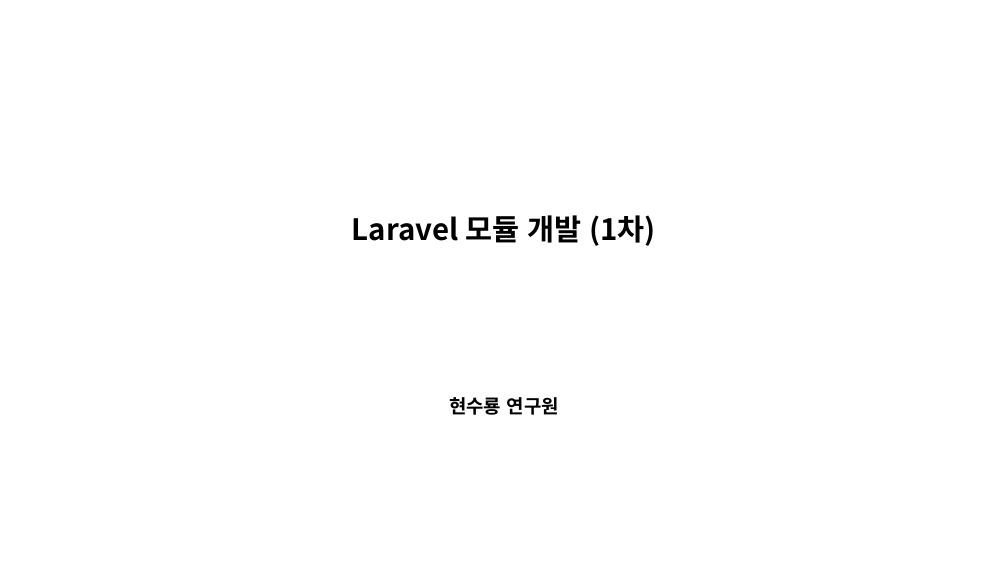
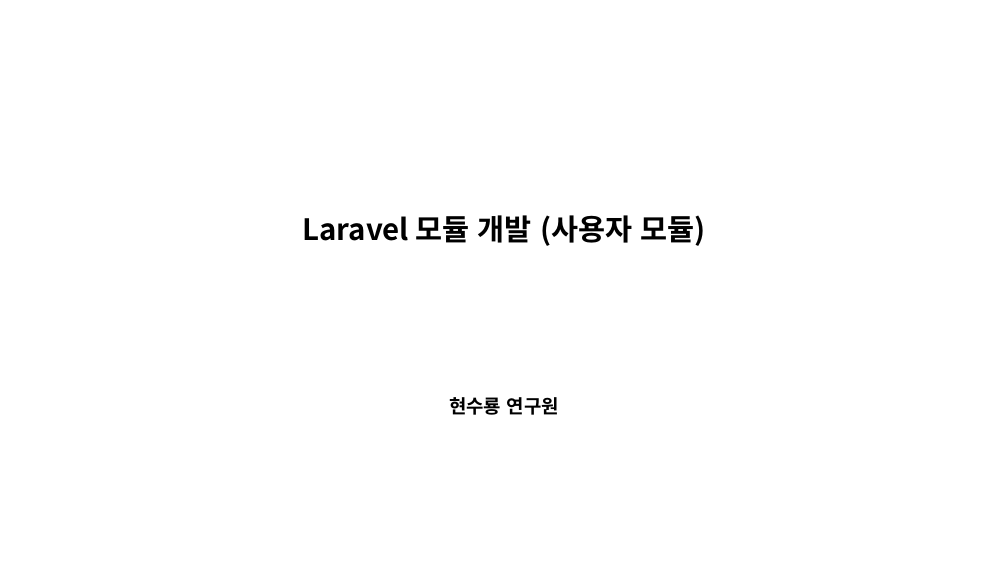
Before and after one commit to ryong890314/laravel-component, a slide deck: slide 1 of doc/Laravel 모듈 개발 - 1차.pptx. Drawn at 1008x567 pixels with LibreOffice and Linux fonts; fonts in the diff are those of the drawing. Boxes give left, top, right and bottom in pixels: in the first picture for what was removed or moved away, otherwise in the second. Text is boxed around its words. In the diff, an @@ line names an element or a change of style, - is before the commit and + after.

```diff
--- a/doc/Laravel 모듈 개발 - 1차.pptx
+++ b/doc/Laravel 모듈 개발 - 1차.pptx
@@ text at (302, 215, 705, 246): text changed @@
-Laravel 모듈 개발 (1차)
+Laravel 모듈 개발 (사용자 모듈)
```
Also in this commit, not shown: 2 slides added, 1 slide removed, 16 other files.
